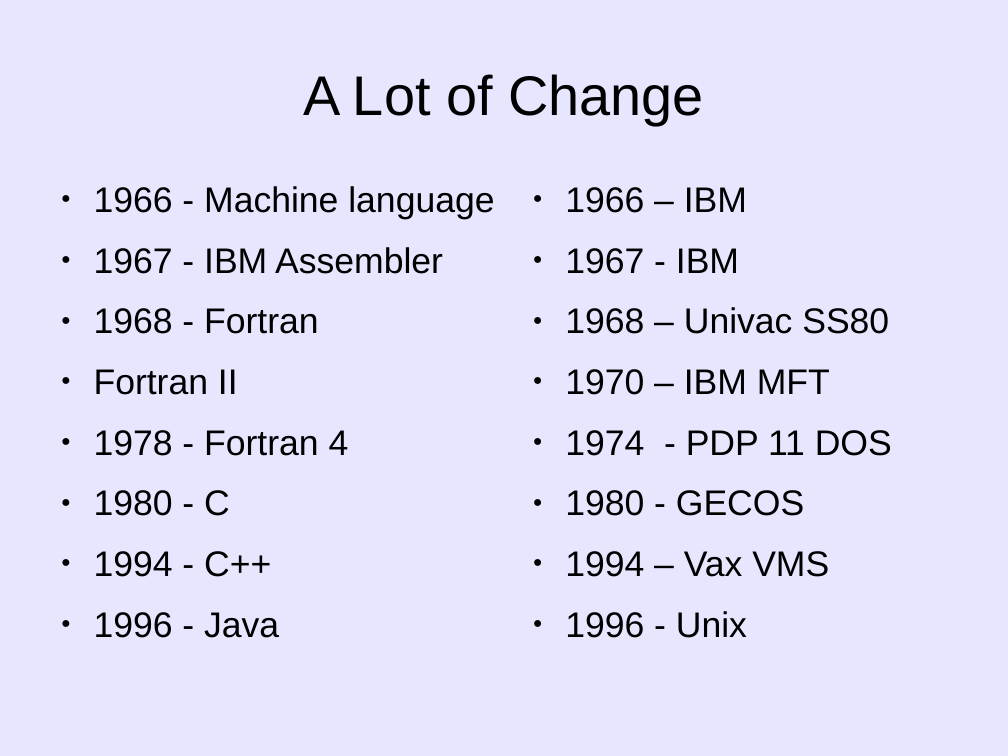
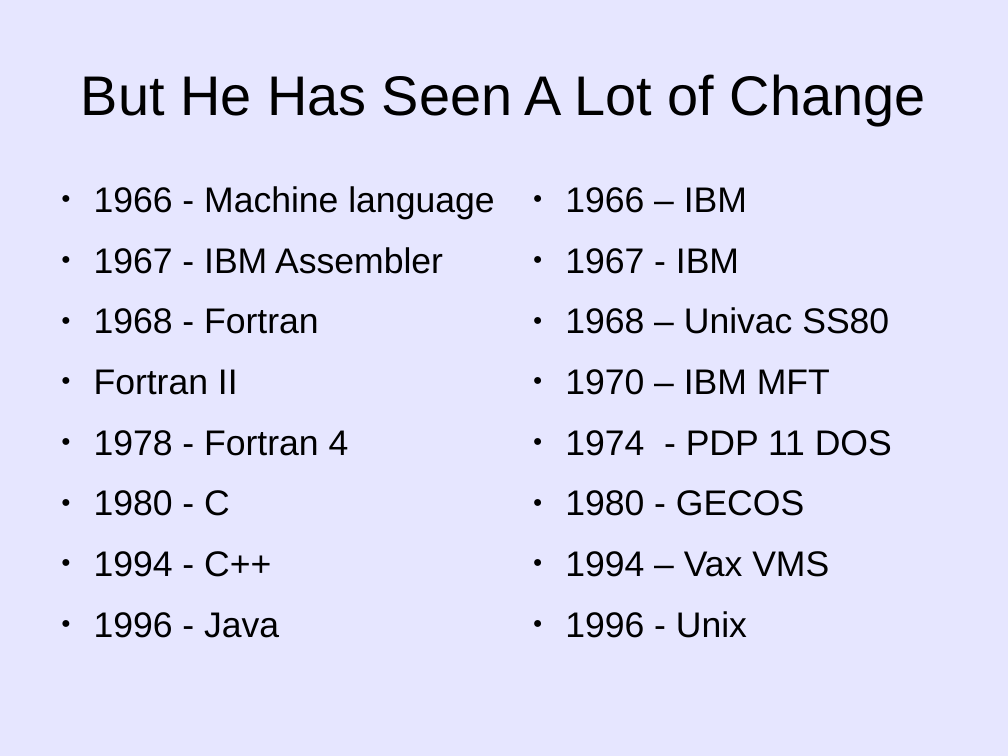
Before and after one commit to lorensen/VTKExamples, a slide deck: slide 4 of src/Artifacts/VTKExamplesStatus2017.odp. Drawn at 1008x756 pixels with LibreOffice and Linux fonts; fonts in the diff are those of the drawing. Boxes give left, top, right and bottom in pixels: in the first picture for what was removed or moved away, otherwise in the second. Text is boxed around its words. In the diff, an @@ line names an element or a change of style, - is before the commit and + after.

```diff
--- a/src/Artifacts/VTKExamplesStatus2017.odp
+++ b/src/Artifacts/VTKExamplesStatus2017.odp
@@ title at bbox=[81, 74, 926, 125]: text changed @@
-A Lot of Change
+But He Has Seen A Lot of Change
```
Also in this commit, not shown: 2 other slides changed, 3 slides added, 1 slide removed, 1 other file.
